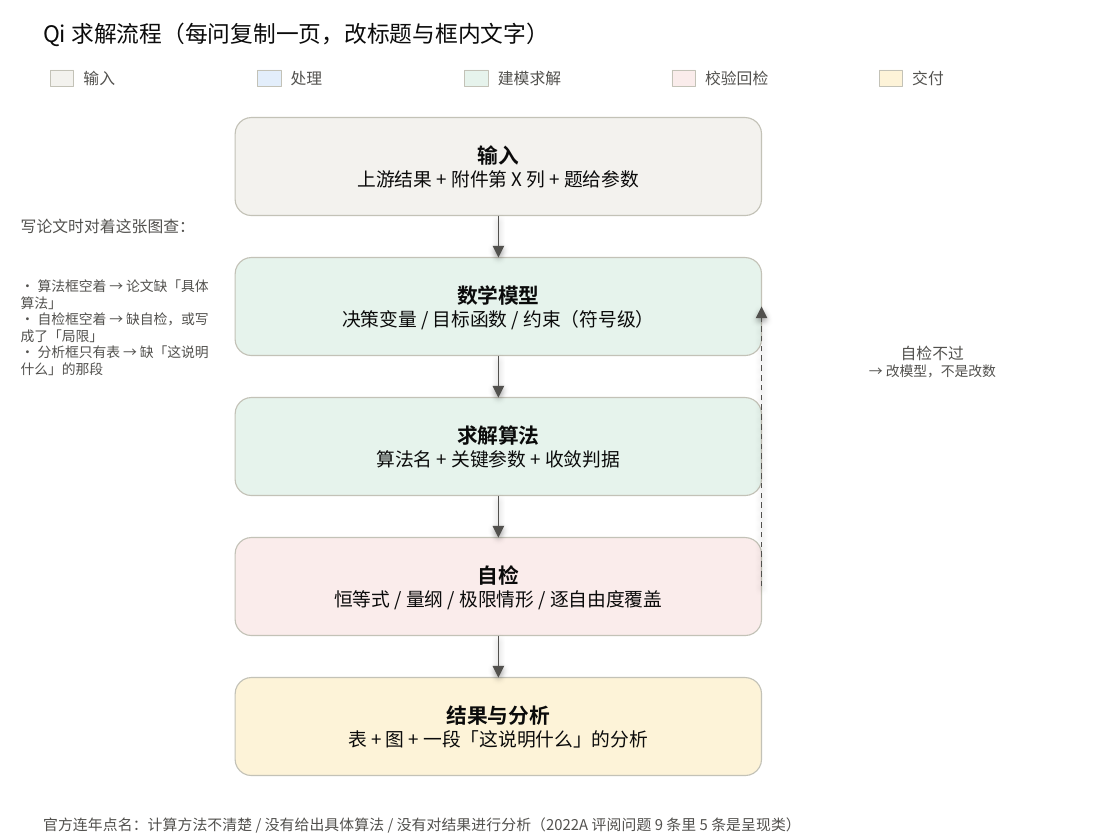
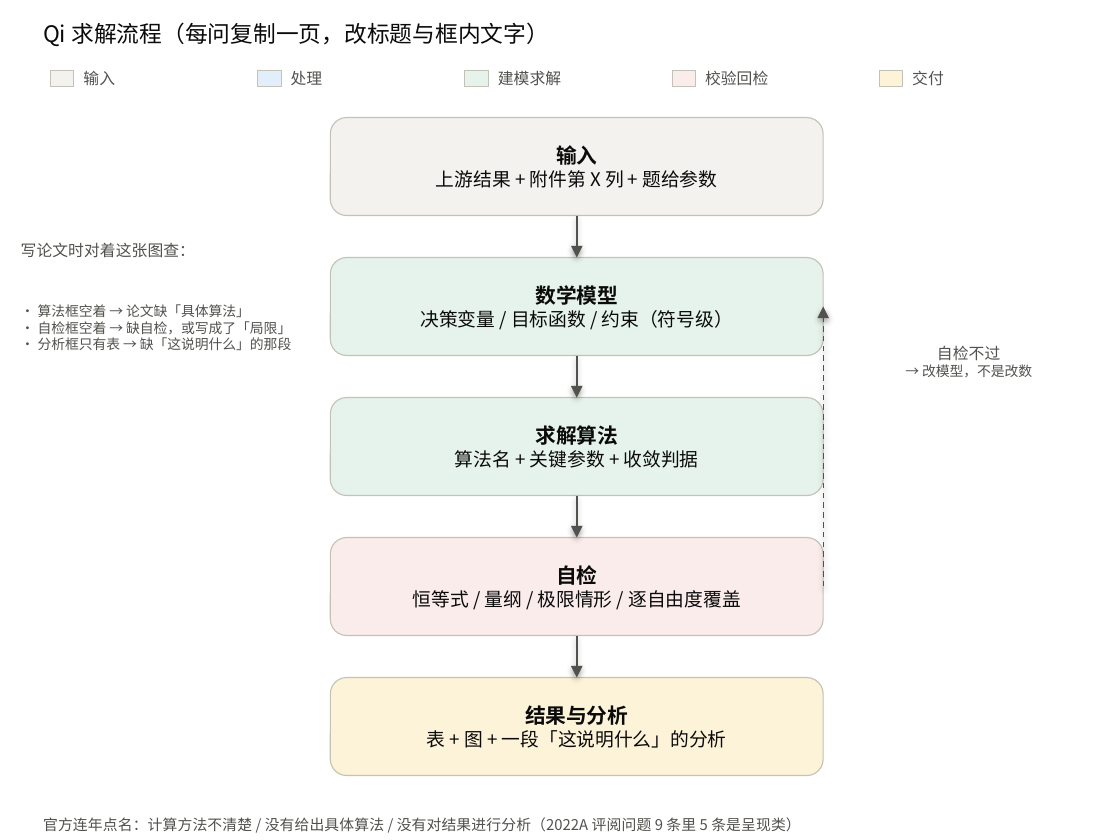
Before and after one commit to zhy-ai0626/shumoskill, a slide deck: slide 2 of figures/out/技术路线_可编辑.pptx. Drawn at 1120x840 pixels with LibreOffice and Linux fonts; fonts in the diff are those of the drawing. Boxes give left, top, right and bottom in pixels: in the first picture for what was removed or moved away, otherwise in the second. Text is boxed around its words. In the diff, an @@ line names an element or a change of style, - is before the commit and + after.

```diff
--- a/figures/out/技术路线_可编辑.pptx
+++ b/figures/out/技术路线_可编辑.pptx
@@ rounded rectangle "输入": place and size @@
-rounded rectangle "输入" at box(235, 118, 761, 216)
+rounded rectangle "输入" at box(330, 118, 823, 216)
@@ text "写论文时对着这张图查：" rewrapped from box(21, 218, 209, 375) to box(21, 242, 291, 350) @@
@@ rounded rectangle "数学模型": place and size @@
-rounded rectangle "数学模型" at box(235, 258, 761, 356)
+rounded rectangle "数学模型" at box(330, 258, 823, 356)
@@ elbow arrow moved from (761, 586) - (761, 307) to (824, 586) - (824, 307) @@
@@ text "自检不过": place and size @@
-text "自检不过" at box(886, 345, 996, 377)
+text "自检不过" at box(922, 346, 1032, 377)
@@ rounded rectangle "求解算法": place and size @@
-rounded rectangle "求解算法" at box(235, 398, 761, 497)
+rounded rectangle "求解算法" at box(330, 398, 823, 497)
@@ rounded rectangle "自检": place and size @@
-rounded rectangle "自检" at box(235, 538, 761, 636)
+rounded rectangle "自检" at box(330, 538, 823, 636)
@@ 4 arrows: place and size @@
-4 arrows at box(498, 216, 498, 677)
+4 arrows at box(578, 216, 578, 677)
@@ rounded rectangle "结果与分析": place and size @@
-rounded rectangle "结果与分析" at box(235, 677, 761, 776)
+rounded rectangle "结果与分析" at box(330, 677, 823, 776)
```
Also in this commit, not shown: 1 other slide changed, 15 other files.
